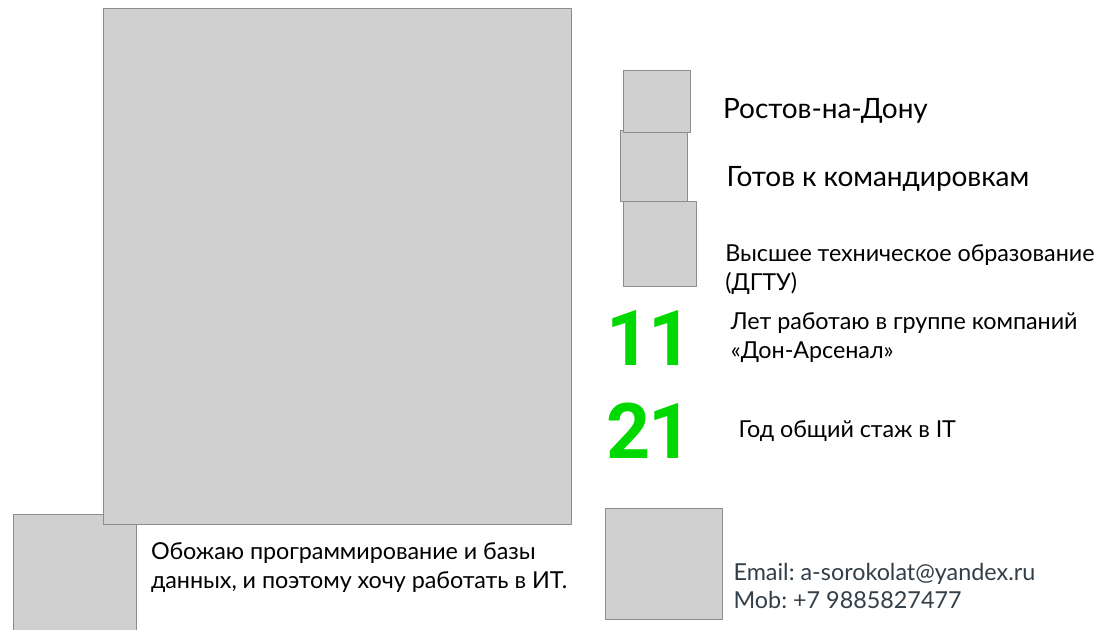
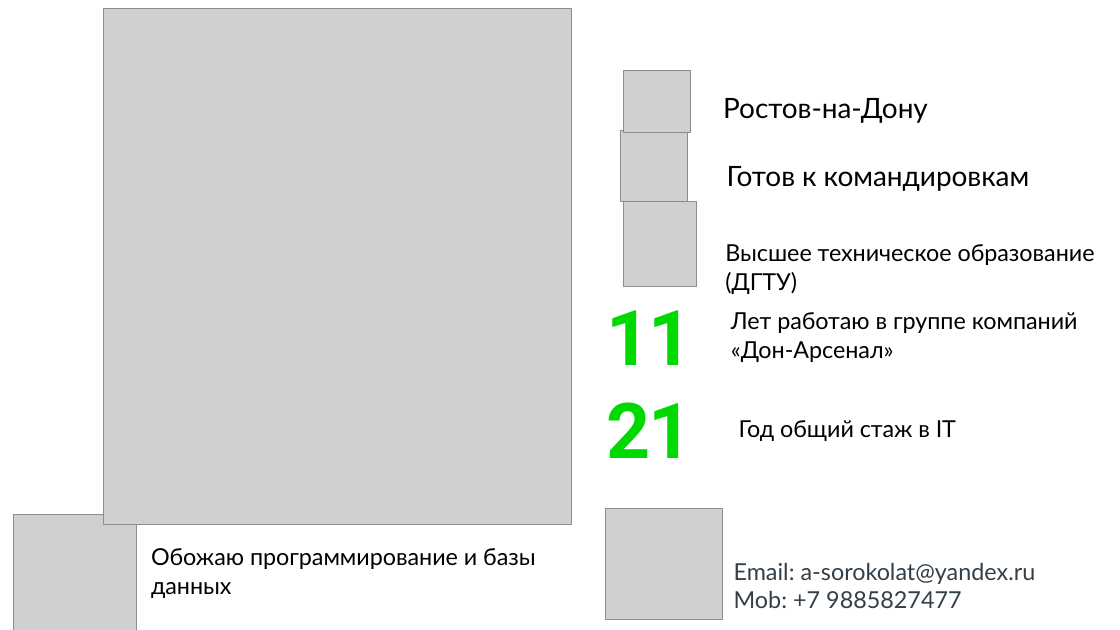
Before and after one commit to AndrSor/Course_PLSQL_SB, a slide deck: slide 2 of Course Work/_Презентация Курсовой работы.pptx. Drawn at 1120x630 pixels with LibreOffice and Linux fonts; fonts in the diff are those of the drawing; grey boxes stand for pictures; background and template pictures are left out. Boxes give left, top, right and bottom in pixels: in the first picture for what was removed or moved away, otherwise in the second. Text is boxed around its words. In the diff, an @@ line names an element or a change of style, - is before the commit and + after.

```diff
--- a/Course Work/_Презентация Курсовой работы.pptx
+++ b/Course Work/_Презентация Курсовой работы.pptx
@@ text at [151,548,535,598]: text changed @@
-Обожаю программирование и базы данных, и поэтому хочу работать в ИТ.
+Обожаю программирование и базы данных
```
Also in this commit, not shown: 4 other slides changed, 4 slides added, 8 slides removed, 4 other files.
